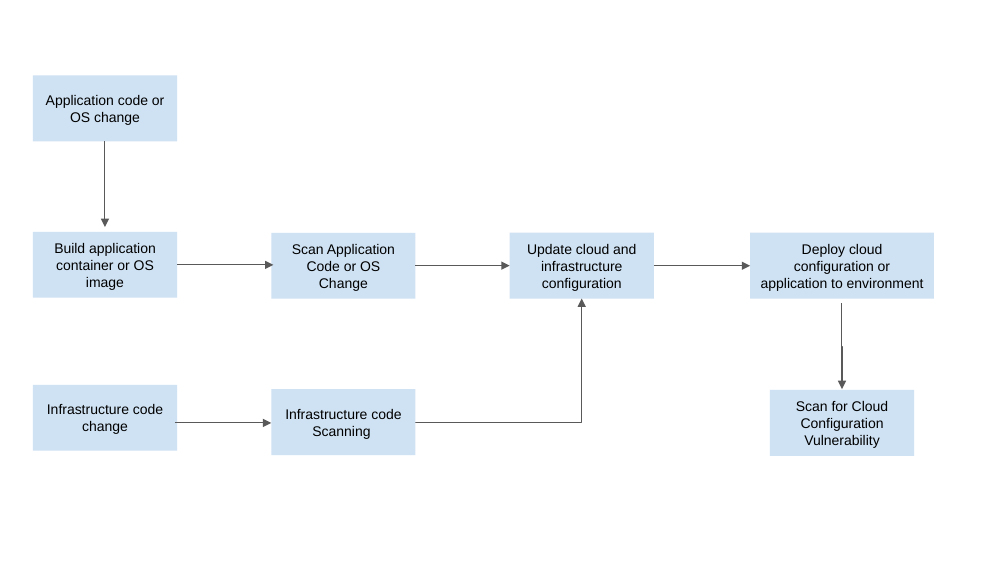
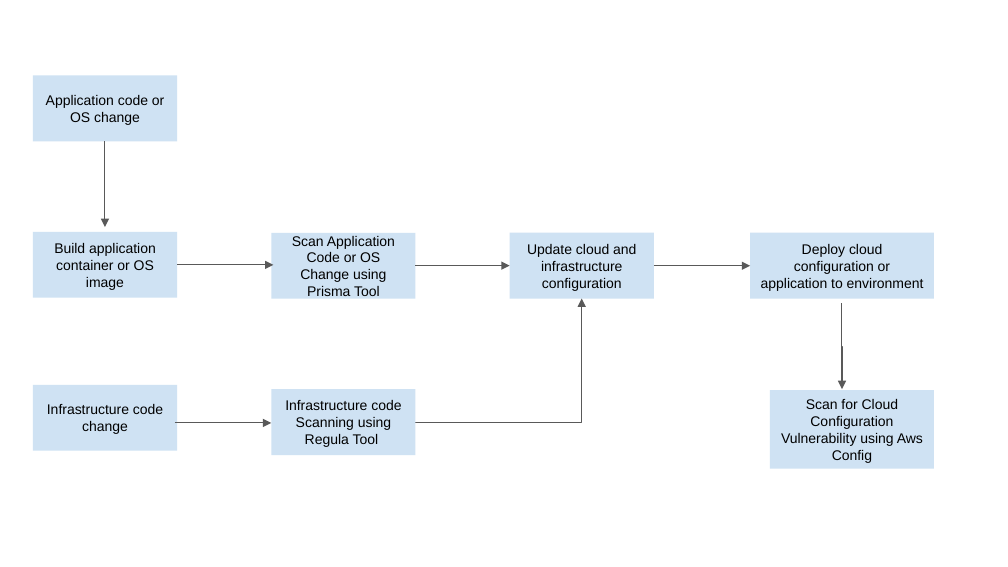
Before and after one commit to jygogo/cloudarchitectproject3, a slide deck: slide 1 of DevOpsPipeline.pptx. Drawn at 1008x567 pixels with LibreOffice and Linux fonts; fonts in the diff are those of the drawing. Boxes give left, top, right and bottom in pixels: in the first picture for what was removed or moved away, otherwise in the second. Text is boxed around its words. In the diff, an @@ line names an element or a change of style, - is before the commit and + after.

```diff
--- a/DevOpsPipeline.pptx
+++ b/DevOpsPipeline.pptx
@@ text in rectangle at (x1=292, y1=236, x2=395, y2=300): text changed @@
-Scan Application Code or OS Change
+Scan Application Code or OS Change using Prisma Tool
@@ text in rectangle at (x1=285, y1=400, x2=401, y2=447): text changed @@
-Infrastructure code Scanning
+Infrastructure code Scanning using Regula Tool
@@ rectangle "Scan for Cloud Configuration Vulnerability ..." resized from (x1=770, y1=390, x2=914, y2=456) to (x1=770, y1=390, x2=934, y2=469) @@
@@ text in rectangle at (x1=781, y1=399, x2=923, y2=463): text changed @@
-Scan for Cloud Configuration Vulnerability
+Scan for Cloud Configuration Vulnerability using Aws Config
```
Also in this commit, not shown: 2 other files.
